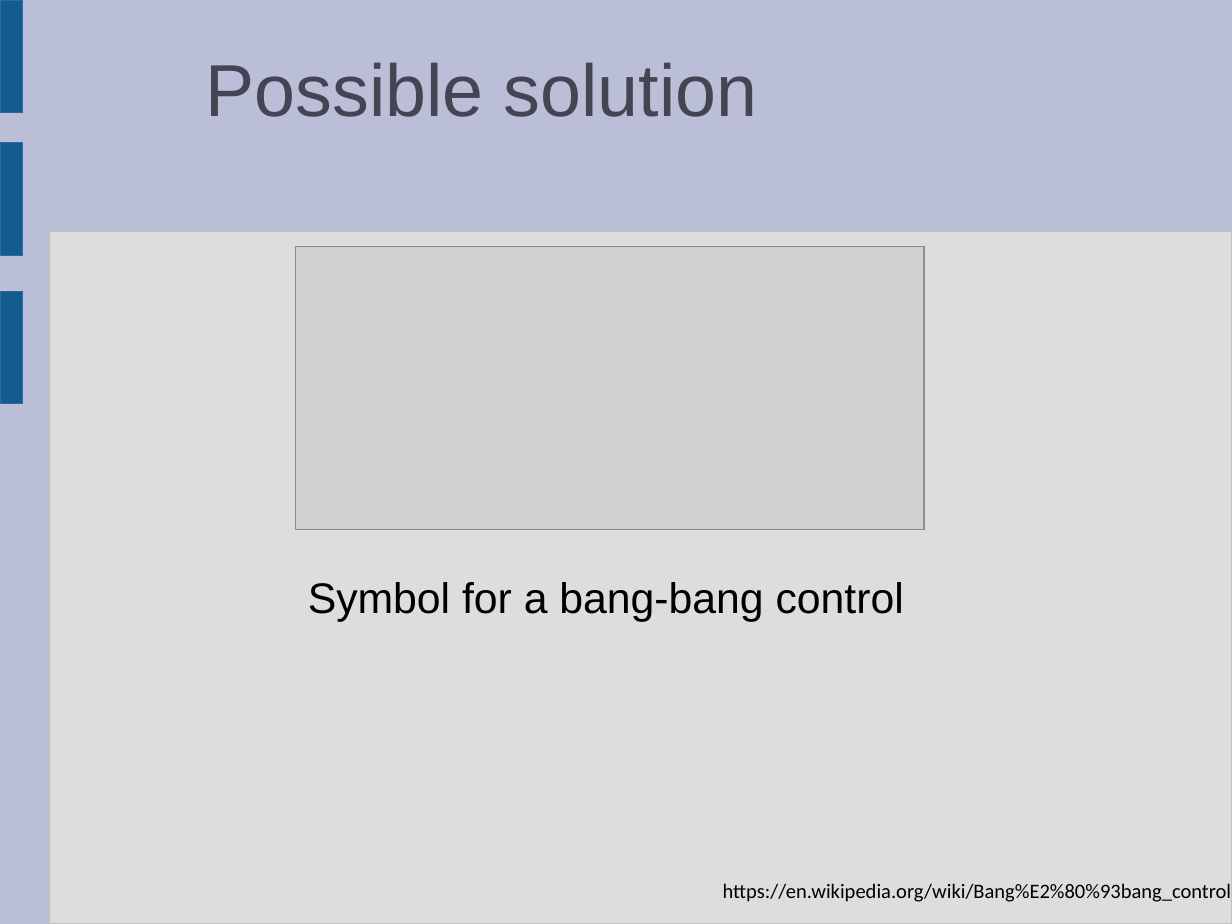
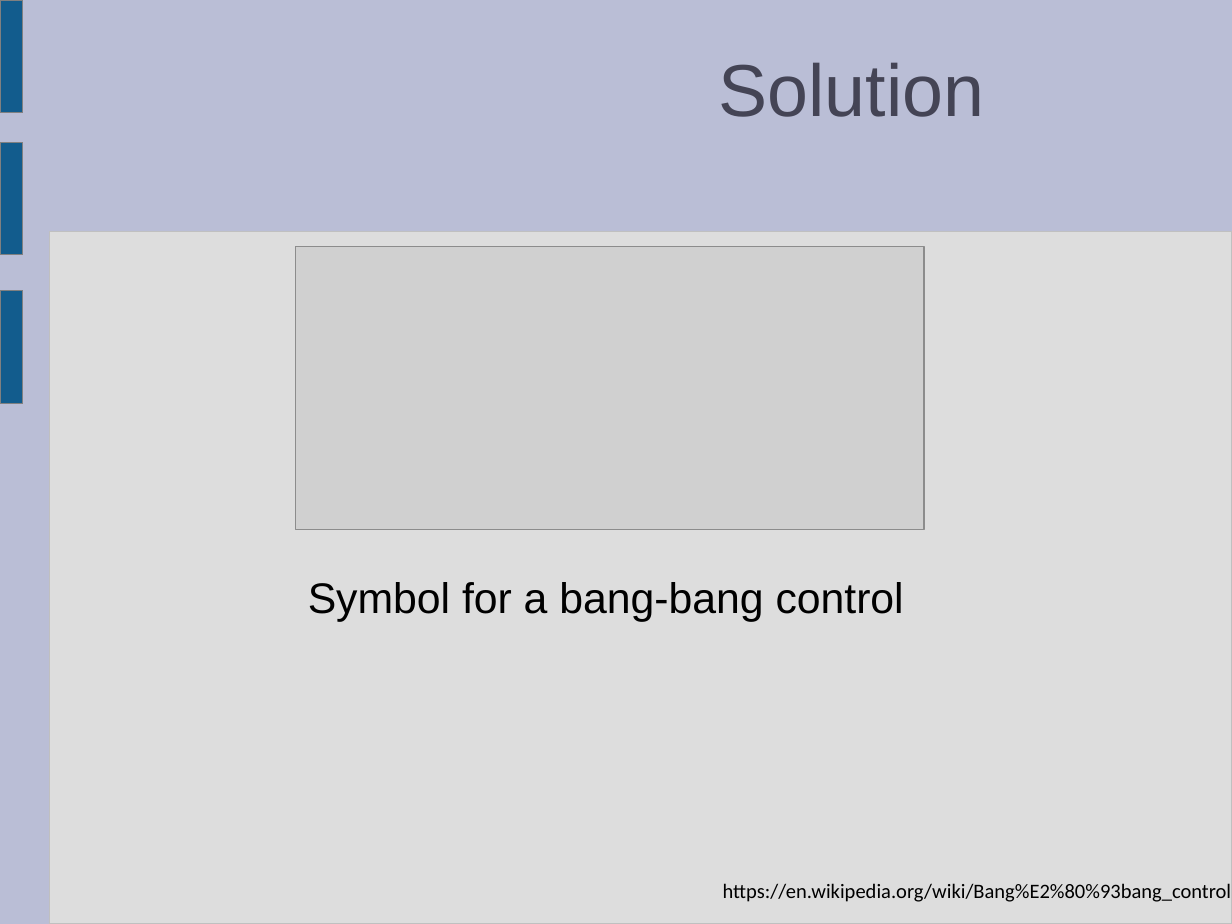
Before and after one commit to llmontoryxd/english, a slide deck: slide 4 of Presentation_6sem_1.odp. Drawn at 1232x924 pixels with LibreOffice and Linux fonts; fonts in the diff are those of the drawing; grey boxes stand for pictures. Boxes give left, top, right and bottom in pixels: in the first picture for what was removed or moved away, otherwise in the second. Text is boxed around its words. In the diff, an @@ line names an element or a change of style, - is before the commit and + after.

```diff
--- a/Presentation_6sem_1.odp
+++ b/Presentation_6sem_1.odp
@@ text at (719,62,985,117): text changed @@
-Possible solution
+Solution
@@ outline #3465A4 0 pt to #808080 0 pt in 3 elements at (0,0,22,112), (0,291,22,403), (0,143,22,255) @@
```
Also in this commit, not shown: 5 other slides changed, 1 other file.
